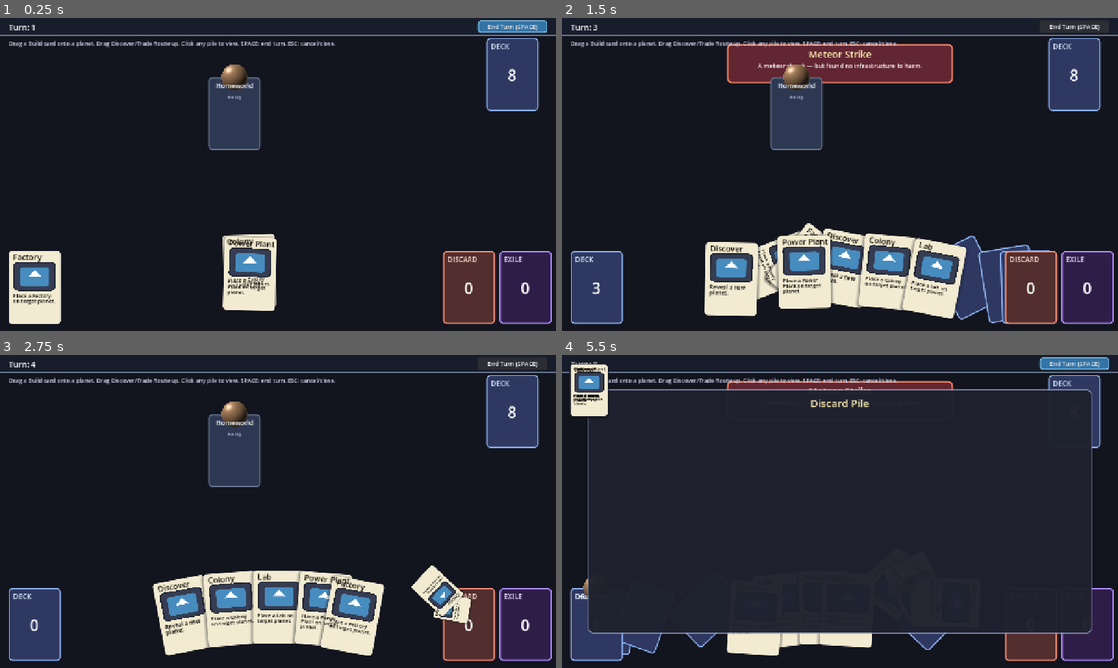
Above: before the commit, frames 1-4 (two rows, left to right).
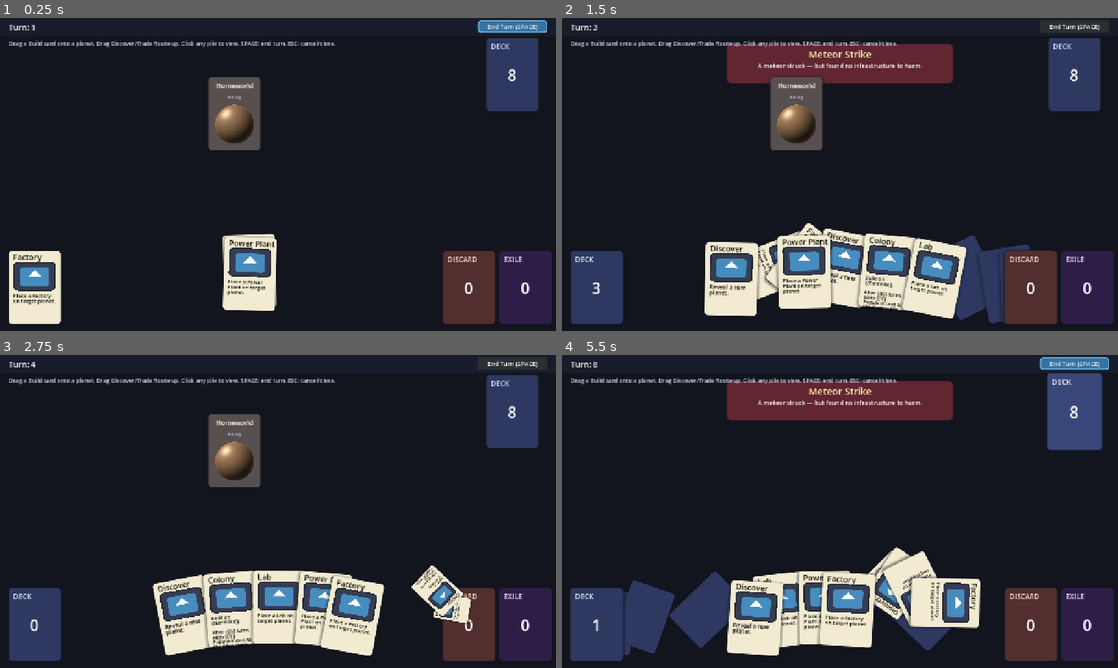
Above: after the commit, the same moments.

Repository: nedink/card-battler
Game: Godot game, scene res://scenes/main.tscn
The game is run twice, just before and just after one commit, with the same random seed, the same clock (stepped at 60 frames per second) and the same inputs. The engine's default icon, where the game draws it, is replaced by a stand-in: a white triangle on a blue panel in a dark square.
Inputs (mouse positions are in pixels of both pictures, inside the frame that each line leads up to):
- Up to frame 1 (0.25 s): no input
- Up to frame 2 (1.5 s): click "End Turn (SPACE)" at 0.5 s; click "End Turn (SPACE)" at 1.25 s
- Up to frame 3 (2.75 s): click "End Turn (SPACE)" at 2 s
- Up to frame 4 (5.5 s): tap Enter every 0.75 s from 2.75 to 5 s; drag from (795, 452) to (1073, 411) at 2.77 s; drag from (1073, 411) to (595, 624) at 3.52 s; click (595, 624) at 4.42 s; drag from (1029, 624) to (1073, 411) at 5.02 s

The runs differ from the first frame. In frame 1, 3.7% of the frame differs, in the area x 0-100%, y 5-98%; in frame 2, 5.0%; in frame 3, 4.2%; in frame 4, 22%, in the area x 0-100%, y 2-98%.

Commit message:
Polish card visuals: shadows, hover states, planet tinting
Replace card/pile borders with drop shadows, add hover scale+brighten on
deck/discard/exile piles, add hover highlight on planets (suppressed
while dragging), and tint planet body toward type color. Move planet
sphere and card sprite inside the Body panel so they clip correctly.
Pile viewer dismisses on any click within the panel.

Co-Authored-By: Claude Opus 4.7 <noreply@anthropic.com>

Diff:
--- a/data/cards/build_colony.tres
+++ b/data/cards/build_colony.tres
@@ -6,4 +6,6 @@
 script = ExtResource("1")
 card_type = 1
 card_name = "Colony"
-body = "Place a Colony on target planet."
+body = "Build on {{Earthlike}}.
+
+After {{5}} turns, adds {{1}} Populace card to the discard pile."
--- a/scenes/card.tscn
+++ b/scenes/card.tscn
@@ -29,8 +29,12 @@
 mouse_filter = 2
 theme_override_styles/panel = SubResource("StyleBoxFlat_body")
 
+[node name="Sprite2D" type="Sprite2D" parent="Body" unique_id=2052605753]
+position = Vector2(60, 58)
+scale = Vector2(0.765625, 0.51562494)
+texture = ExtResource("2_6u4wf")
+
 [node name="NameLabel" type="Label" parent="Body" unique_id=236591173]
-z_index = 10
 layout_mode = 0
 offset_left = 10.0
 offset_top = 1.0
@@ -41,7 +45,6 @@
 text = "Strike"
 
 [node name="NameLabel2" type="Label" parent="Body" unique_id=294952074]
-z_index = 10
 layout_mode = 0
 offset_left = 10.0
 offset_top = 94.0
@@ -53,8 +56,3 @@
 text = "Deal 6 damage"
 label_settings = SubResource("LabelSettings_6u4wf")
 autowrap_mode = 3
-
-[node name="Sprite2D" type="Sprite2D" parent="." unique_id=2052605753]
-position = Vector2(0, -26.000002)
-scale = Vector2(0.765625, 0.51562494)
-texture = ExtResource("2_6u4wf")
--- a/scenes/card_back.tscn
+++ b/scenes/card_back.tscn
@@ -2,15 +2,13 @@
 
 [sub_resource type="StyleBoxFlat" id="StyleBoxFlat_back"]
 bg_color = Color(0.18, 0.22, 0.38, 1)
-border_width_left = 3
-border_width_top = 3
-border_width_right = 3
-border_width_bottom = 3
-border_color = Color(0.55, 0.7, 0.95, 1)
 corner_radius_top_left = 8
 corner_radius_top_right = 8
 corner_radius_bottom_right = 8
 corner_radius_bottom_left = 8
+shadow_color = Color(0.07, 0.08, 0.12, 0.45)
+shadow_size = 8
+shadow_offset = Vector2(0, 3)
 
 [node name="CardBack" type="Node2D"]
 
--- a/scenes/deck.tscn
+++ b/scenes/deck.tscn
@@ -4,15 +4,13 @@
 
 [sub_resource type="StyleBoxFlat" id="StyleBoxFlat_deck"]
 bg_color = Color(0.18, 0.22, 0.38, 1)
-border_width_left = 3
-border_width_top = 3
-border_width_right = 3
-border_width_bottom = 3
-border_color = Color(0.55, 0.7, 0.95, 1)
 corner_radius_top_left = 8
 corner_radius_top_right = 8
 corner_radius_bottom_right = 8
 corner_radius_bottom_left = 8
+shadow_color = Color(0.07, 0.08, 0.12, 0.45)
+shadow_size = 8
+shadow_offset = Vector2(0, 3)
 
 [sub_resource type="RectangleShape2D" id="RectShape_deck"]
 size = Vector2(120, 168)
--- a/scenes/discard_pile.tscn
+++ b/scenes/discard_pile.tscn
@@ -4,15 +4,13 @@
 
 [sub_resource type="StyleBoxFlat" id="StyleBoxFlat_discard"]
 bg_color = Color(0.32, 0.18, 0.18, 1)
-border_width_left = 3
-border_width_top = 3
-border_width_right = 3
-border_width_bottom = 3
-border_color = Color(0.95, 0.55, 0.45, 1)
 corner_radius_top_left = 8
 corner_radius_top_right = 8
 corner_radius_bottom_right = 8
 corner_radius_bottom_left = 8
+shadow_color = Color(0.07, 0.08, 0.12, 0.45)
+shadow_size = 8
+shadow_offset = Vector2(0, 3)
 
 [sub_resource type="RectangleShape2D" id="Shape_click"]
 size = Vector2(120, 168)
--- a/scenes/event_card.tscn
+++ b/scenes/event_card.tscn
@@ -4,15 +4,13 @@
 
 [sub_resource type="StyleBoxFlat" id="SB_event"]
 bg_color = Color(0.4, 0.15, 0.2, 0.95)
-border_width_left = 3
-border_width_top = 3
-border_width_right = 3
-border_width_bottom = 3
-border_color = Color(1, 0.55, 0.4, 1)
 corner_radius_top_left = 10
 corner_radius_top_right = 10
 corner_radius_bottom_right = 10
 corner_radius_bottom_left = 10
+shadow_color = Color(0.07, 0.08, 0.12, 0.45)
+shadow_size = 8
+shadow_offset = Vector2(0, 3)
 
 [node name="EventCard" type="Node2D"]
 script = ExtResource("1_ec")
--- a/scenes/exile_pile.tscn
+++ b/scenes/exile_pile.tscn
@@ -4,15 +4,13 @@
 
 [sub_resource type="StyleBoxFlat" id="SB_exile"]
 bg_color = Color(0.18, 0.12, 0.28, 1)
-border_width_left = 3
-border_width_top = 3
-border_width_right = 3
-border_width_bottom = 3
-border_color = Color(0.7, 0.55, 1, 1)
 corner_radius_top_left = 8
 corner_radius_top_right = 8
 corner_radius_bottom_right = 8
 corner_radius_bottom_left = 8
+shadow_color = Color(0.07, 0.08, 0.12, 0.45)
+shadow_size = 8
+shadow_offset = Vector2(0, 3)
 
 [sub_resource type="RectangleShape2D" id="Shape_click"]
 size = Vector2(120, 168)
--- a/scenes/hud.tscn
+++ b/scenes/hud.tscn
@@ -4,8 +4,6 @@
 
 [sub_resource type="StyleBoxFlat" id="SB_bar"]
 bg_color = Color(0.1, 0.12, 0.18, 0.85)
-border_width_bottom = 2
-border_color = Color(0.4, 0.45, 0.55, 1)
 
 [node name="Hud" type="Node2D"]
 script = ExtResource("1_hud")
--- a/scenes/main.tscn
+++ b/scenes/main.tscn
@@ -21,6 +21,9 @@
 corner_radius_top_right = 6
 corner_radius_bottom_right = 6
 corner_radius_bottom_left = 6
+shadow_color = Color(0.07, 0.08, 0.12, 0.45)
+shadow_size = 6
+shadow_offset = Vector2(0, 2)
 
 [sub_resource type="Curve2D" id="Curve2D_hand"]
 _data = {
--- a/scenes/pile_viewer.tscn
+++ b/scenes/pile_viewer.tscn
@@ -4,15 +4,13 @@
 
 [sub_resource type="StyleBoxFlat" id="SB_panel"]
 bg_color = Color(0.12, 0.13, 0.18, 0.97)
-border_width_left = 2
-border_width_top = 2
-border_width_right = 2
-border_width_bottom = 2
-border_color = Color(0.55, 0.6, 0.75, 1)
 corner_radius_top_left = 10
 corner_radius_top_right = 10
 corner_radius_bottom_right = 10
 corner_radius_bottom_left = 10
+shadow_color = Color(0.07, 0.08, 0.12, 0.45)
+shadow_size = 12
+shadow_offset = Vector2(0, 4)
 
 [node name="PileViewer" type="Control"]
 anchor_right = 1.0
@@ -32,7 +30,6 @@
 offset_top = 80.0
 offset_right = 1220.0
 offset_bottom = 640.0
-mouse_filter = 2
 theme_override_styles/panel = SubResource("SB_panel")
 
 [node name="Title" type="Label" parent="Panel"]
--- a/scenes/planet_card.tscn
+++ b/scenes/planet_card.tscn
@@ -13,15 +13,13 @@
 
 [sub_resource type="StyleBoxFlat" id="SB_body"]
 bg_color = Color(0.18, 0.22, 0.32, 1)
-border_width_left = 3
-border_width_top = 3
-border_width_right = 3
-border_width_bottom = 3
-border_color = Color(0.4, 0.45, 0.55, 1)
 corner_radius_top_left = 8
 corner_radius_top_right = 8
 corner_radius_bottom_right = 8
 corner_radius_bottom_left = 8
+shadow_color = Color(0.07, 0.08, 0.12, 0.45)
+shadow_size = 8
+shadow_offset = Vector2(0, 3)
 
 [sub_resource type="RectangleShape2D" id="Shape_click"]
 size = Vector2(120, 168)
@@ -38,7 +36,6 @@
 theme_override_styles/panel = SubResource("SB_body")
 
 [node name="NameLabel" type="Label" parent="Body" unique_id=2132216204]
-z_index = 10
 layout_mode = 0
 offset_left = 6.0
 offset_top = 8.0
@@ -50,7 +47,6 @@
 horizontal_alignment = 1
 
 [node name="TypeLabel" type="Label" parent="Body" unique_id=326276342]
-z_index = 10
 layout_mode = 0
 offset_left = 6.0
 offset_top = 38.0
@@ -61,12 +57,11 @@
 text = "Rocky"
 horizontal_alignment = 1
 
-[node name="Sphere" type="ColorRect" parent="." unique_id=415270001]
-z_index = 2
-offset_left = -30.0
-offset_top = -114.0
-offset_right = 30.0
-offset_bottom = -54.0
+[node name="Sphere" type="ColorRect" parent="Body" unique_id=415270001]
+offset_left = 15.0
+offset_top = 64.0
+offset_right = 105.0
+offset_bottom = 154.0
 mouse_filter = 2
 material = SubResource("SM_sphere")
 
--- a/scripts/deck.gd
+++ b/scripts/deck.gd
@@ -6,6 +6,7 @@
 
 signal pile_clicked
 
+@onready var _body: Panel = $Body
 @onready var _count_label: Label = $Body/CountLabel
 @onready var _click_area: Area2D = $ClickArea
 
@@ -15,10 +16,29 @@
 		if is_node_ready():
 			_count_label.text = str(value)
 
+var _hover_tween: Tween
+
 func _ready() -> void:
 	_count_label.text = str(cards_remaining)
 	_click_area.input_event.connect(_on_input_event)
+	_click_area.mouse_entered.connect(_on_mouse_entered)
+	_click_area.mouse_exited.connect(_on_mouse_exited)
 
 func _on_input_event(_viewport: Node, event: InputEvent, _shape_idx: int) -> void:
 	if event is InputEventMouseButton and event.pressed and event.button_index == MOUSE_BUTTON_LEFT:
 		pile_clicked.emit()
+
+func _on_mouse_entered() -> void:
+	_animate_hover(true)
+
+func _on_mouse_exited() -> void:
+	_animate_hover(false)
+
+func _animate_hover(hovered: bool) -> void:
+	if _hover_tween and _hover_tween.is_valid():
+		_hover_tween.kill()
+	_hover_tween = create_tween().set_parallel()
+	var target_scale := Vector2(1.05, 1.05) if hovered else Vector2.ONE
+	var target_mod := Color(1.25, 1.25, 1.25) if hovered else Color.WHITE
+	_hover_tween.tween_property(self, "scale", target_scale, 0.1)
+	_hover_tween.tween_property(_body, "modulate", target_mod, 0.1)
--- a/scripts/discard_pile.gd
+++ b/scripts/discard_pile.gd
@@ -2,6 +2,7 @@
 
 signal pile_clicked
 
+@onready var _body: Panel = $Body
 @onready var _count_label: Label = $Body/CountLabel
 @onready var _click_area: Area2D = $ClickArea
 
@@ -11,10 +12,29 @@
 		if is_node_ready():
 			_count_label.text = str(value)
 
+var _hover_tween: Tween
+
 func _ready() -> void:
 	_count_label.text = str(cards_remaining)
 	_click_area.input_event.connect(_on_input_event)
+	_click_area.mouse_entered.connect(_on_mouse_entered)
+	_click_area.mouse_exited.connect(_on_mouse_exited)
 
 func _on_input_event(_viewport: Node, event: InputEvent, _shape_idx: int) -> void:
 	if event is InputEventMouseButton and event.pressed and event.button_index == MOUSE_BUTTON_LEFT:
 		pile_clicked.emit()
+
+func _on_mouse_entered() -> void:
+	_animate_hover(true)
+
+func _on_mouse_exited() -> void:
+	_animate_hover(false)
+
+func _animate_hover(hovered: bool) -> void:
+	if _hover_tween and _hover_tween.is_valid():
+		_hover_tween.kill()
+	_hover_tween = create_tween().set_parallel()
+	var target_scale := Vector2(1.05, 1.05) if hovered else Vector2.ONE
+	var target_mod := Color(1.25, 1.25, 1.25) if hovered else Color.WHITE
+	_hover_tween.tween_property(self, "scale", target_scale, 0.1)
+	_hover_tween.tween_property(_body, "modulate", target_mod, 0.1)
--- a/scripts/exile_pile.gd
+++ b/scripts/exile_pile.gd
@@ -6,6 +6,7 @@
 
 signal pile_clicked
 
+@onready var _body: Panel = $Body
 @onready var _count_label: Label = $Body/CountLabel
 @onready var _click_area: Area2D = $ClickArea
 
@@ -15,10 +16,29 @@
 		if is_node_ready():
 			_count_label.text = str(value)
 
+var _hover_tween: Tween
+
 func _ready() -> void:
 	_count_label.text = str(cards_remaining)
 	_click_area.input_event.connect(_on_input_event)
+	_click_area.mouse_entered.connect(_on_mouse_entered)
+	_click_area.mouse_exited.connect(_on_mouse_exited)
 
 func _on_input_event(_viewport: Node, event: InputEvent, _shape_idx: int) -> void:
 	if event is InputEventMouseButton and event.pressed and event.button_index == MOUSE_BUTTON_LEFT:
 		pile_clicked.emit()
+
+func _on_mouse_entered() -> void:
+	_animate_hover(true)
+
+func _on_mouse_exited() -> void:
+	_animate_hover(false)
+
+func _animate_hover(hovered: bool) -> void:
+	if _hover_tween and _hover_tween.is_valid():
+		_hover_tween.kill()
+	_hover_tween = create_tween().set_parallel()
+	var target_scale := Vector2(1.05, 1.05) if hovered else Vector2.ONE
+	var target_mod := Color(1.25, 1.25, 1.25) if hovered else Color.WHITE
+	_hover_tween.tween_property(self, "scale", target_scale, 0.1)
+	_hover_tween.tween_property(_body, "modulate", target_mod, 0.1)
--- a/scripts/pile_viewer.gd
+++ b/scripts/pile_viewer.gd
@@ -35,6 +35,7 @@
 
 func _ready() -> void:
 	_backdrop.gui_input.connect(_on_backdrop_input)
+	_panel.gui_input.connect(_on_backdrop_input)
 	visible = false
 
 func is_open() -> bool:
@@ -70,6 +71,11 @@
 				String(def.get("name", "?")),
 				int(def.get("type", 0)),
 				String(def.get("body", "")))
+			# Cards are display-only here; let clicks fall through to the panel's
+			# gui_input handler (and through it to the backdrop) so the user can
+			# dismiss the viewer by clicking anywhere — over a card, the panel
+			# background, or the dim backdrop.
+			_disable_input(card)
 			card.scale = Vector2(CARD_SCALE, CARD_SCALE)
 			var col: int = i % CARDS_PER_ROW
 			var row: int = i / CARDS_PER_ROW
@@ -94,3 +100,9 @@
 func _on_backdrop_input(event: InputEvent) -> void:
 	if event is InputEventMouseButton and event.pressed:
 		hide_viewer()
+
+func _disable_input(node: Node) -> void:
+	if node is Control:
+		(node as Control).mouse_filter = Control.MOUSE_FILTER_IGNORE
+	for c in node.get_children():
+		_disable_input(c)
--- a/scripts/planet_card.gd
+++ b/scripts/planet_card.gd
@@ -23,9 +23,11 @@
 
 const NORMAL_BG := Color(0.18, 0.22, 0.32)
 const NORMAL_BORDER := Color(0.4, 0.45, 0.55)
+const HOVERED_BORDER := Color(0.85, 0.9, 1.0)
 const TARGETED_BORDER := Color(1.0, 0.85, 0.2)
 const SELECTED_BORDER := Color(0.45, 1.0, 0.55)
-const BORDER_WIDTH_NORMAL := 3
+const BORDER_WIDTH_NORMAL := 0
+const BORDER_WIDTH_HOVER := 4
 const BORDER_WIDTH_HIGHLIGHT := 5
 
 # Stacking config for attached building cards. The played card is reparented
@@ -40,7 +42,7 @@
 @onready var _body: Panel = $Body
 @onready var _name_label: Label = $Body/NameLabel
 @onready var _type_label: Label = $Body/TypeLabel
-@onready var _sphere: ColorRect = $Sphere
+@onready var _sphere: ColorRect = $Body/Sphere
 @onready var _buildings_root: Node2D = $Buildings
 @onready var _click_area: Area2D = $ClickArea
 @onready var _click_shape: CollisionShape2D = $ClickArea/CollisionShape2D
@@ -57,6 +59,7 @@
 const FALLBACK_TYPE_COLOR := Color(0.5, 0.5, 0.5)
 
 var data = null                       # GameState.PlanetData (typed Variant — autoload class)
+var hovered: bool = false
 var targeted: bool = false
 var selected: bool = false
 var draggable_in_bounds: bool = true
@@ -116,15 +119,31 @@
 		_name_label.text = data.planet_name
 	if _type_label != null:
 		_type_label.text = data.planet_type
-	_apply_sphere_color()
-
-func _apply_sphere_color() -> void:
-	if _sphere == null or data == null:
+	var type_color := _combined_type_color(data.planet_type)
+	_apply_sphere_color(type_color)
+	_apply_body_color(type_color)
+
+func _apply_sphere_color(type_color: Color) -> void:
+	if _sphere == null:
 		return
 	var mat: ShaderMaterial = _sphere.material as ShaderMaterial
 	if mat == null:
 		return
-	mat.set_shader_parameter("base_color", _combined_type_color(data.planet_type))
+	mat.set_shader_parameter("base_color", type_color)
+
+func _apply_body_color(type_color: Color) -> void:
+	# Tint the card body toward a dark shade of the planet's type color so the
+	# whole card reads as that world's color. Blend toward NORMAL_BG to keep
+	# the panel dark enough that the white name label stays legible.
+	if _body_stylebox == null:
+		return
+	var t := 0.55
+	_body_stylebox.bg_color = Color(
+		lerp(type_color.r, NORMAL_BG.r, t),
+		lerp(type_color.g, NORMAL_BG.g, t),
+		lerp(type_color.b, NORMAL_BG.b, t),
+		1.0,
+	)
 
 func _combined_type_color(type_string: String) -> Color:
 	# Splits the planet_type field on "/" or "," so a future multi-type planet
@@ -185,6 +204,12 @@
 	var bottom_y := BODY_HALF.y + float(index + 1) * BUILDING_STEP
 	return Vector2(0.0, bottom_y - Card.SIZE.y * 0.5)
 
+func set_hovered(value: bool) -> void:
+	if hovered == value:
+		return
+	hovered = value
+	_refresh_visual()
+
 func set_targeted(value: bool) -> void:
 	if targeted == value:
 		return
@@ -206,6 +231,9 @@
 	elif targeted:
 		_body_stylebox.border_color = TARGETED_BORDER
 		_set_border_width(BORDER_WIDTH_HIGHLIGHT)
+	elif hovered:
+		_body_stylebox.border_color = HOVERED_BORDER
+		_set_border_width(BORDER_WIDTH_HOVER)
 	else:
 		_body_stylebox.border_color = NORMAL_BORDER
 		_set_border_width(BORDER_WIDTH_NORMAL)
--- a/scripts/play_space.gd
+++ b/scripts/play_space.gd
@@ -50,6 +50,11 @@
 var _pan_state: int = PanState.IDLE
 var _pan_start_screen: Vector2 = Vector2.ZERO
 var _pan_start_position: Vector2 = Vector2.ZERO
+
+# Currently hovered planet/stack (topmost under the cursor). Updated on mouse
+# motion. Cleared while the hand is dragging a card so its `targeted` highlight
+# is the sole signal during a card play.
+var _hovered_planet: PlanetCard = null
 
 # Set by main.gd. Read to defer to hand interactions (a hovered card, or a
 # modal that paused the hand) when deciding whether to start a pan.
@@ -78,14 +83,31 @@
 			_zoom_at(mb.position, ZOOM_STEP)
 		elif mb.button_index == MOUSE_BUTTON_WHEEL_DOWN:
 			_zoom_at(mb.position, 1.0 / ZOOM_STEP)
-	elif event is InputEventMouseMotion and _pan_state != PanState.IDLE:
+	elif event is InputEventMouseMotion:
 		var mm: InputEventMouseMotion = event
-		var delta: Vector2 = mm.position - _pan_start_screen
-		if _pan_state == PanState.PENDING:
-			if delta.length() < PAN_DRAG_THRESHOLD:
-				return
-			_pan_state = PanState.ACTIVE
-		position = _pan_start_position + delta
+		if _pan_state != PanState.IDLE:
+			var delta: Vector2 = mm.position - _pan_start_screen
+			if _pan_state == PanState.PENDING:
+				if delta.length() < PAN_DRAG_THRESHOLD:
+					return
+				_pan_state = PanState.ACTIVE
+			position = _pan_start_position + delta
+		_update_hovered_planet(mm.position)
+
+func _update_hovered_planet(screen_pos: Vector2) -> void:
+	# Suppress the hover highlight while the hand is dragging a card — that
+	# flow uses the `targeted` (yellow) border so its planet under the cursor
+	# is unambiguous.
+	var hit = null
+	if hand == null or not hand.is_dragging():
+		hit = get_planet_under_cursor(screen_pos)
+	if hit == _hovered_planet:
+		return
+	if _hovered_planet != null and is_instance_valid(_hovered_planet):
+		_hovered_planet.set_hovered(false)
+	_hovered_planet = hit
+	if hit != null:
+		hit.set_hovered(true)
 
 func _can_start_pan(screen_pos: Vector2) -> bool:
 	# Press initiates a pan only if the click would otherwise hit the empty
